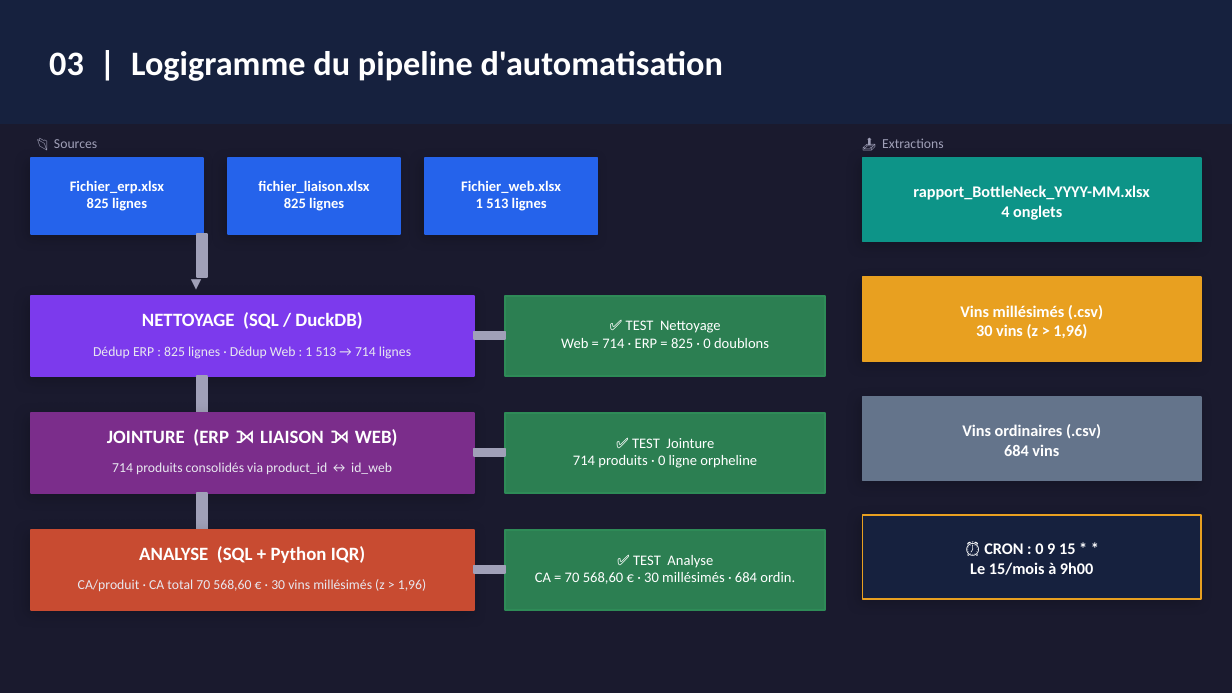
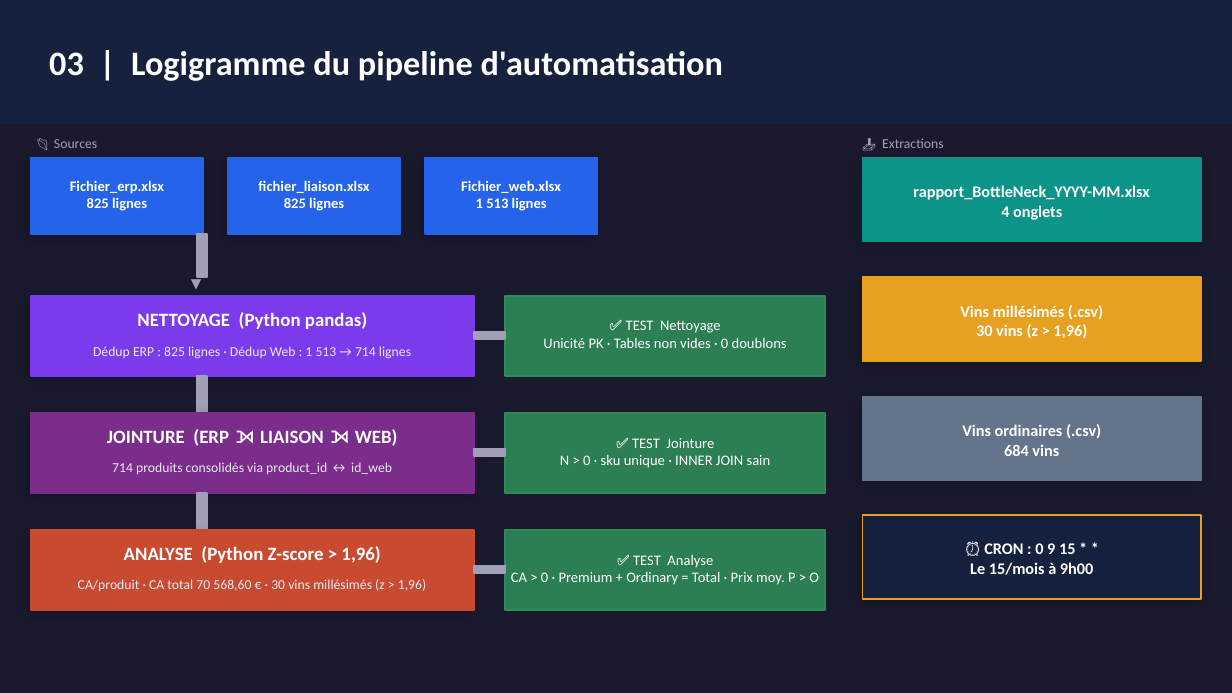
Before and after one commit to mcourte/DE_Projet_10, a slide deck: slide 5 of BottleNeck_Pipeline.pptx. Drawn at 1232x693 pixels with LibreOffice and Linux fonts; fonts in the diff are those of the drawing. Boxes give left, top, right and bottom in pixels: in the first picture for what was removed or moved away, otherwise in the second. Text is boxed around its words. In the diff, an @@ line names an element or a change of style, - is before the commit and + after.

Commit message:
update pptx

```diff
--- a/BottleNeck_Pipeline.pptx
+++ b/BottleNeck_Pipeline.pptx
@@ text at box(137, 312, 367, 329): text changed @@
-NETTOYAGE (SQL / DuckDB)
+NETTOYAGE (Python pandas)
@@ text at box(543, 338, 787, 348): text changed @@
-Web = 714 · ERP = 825 · 0 doublons
+Unicité PK · Tables non vides · 0 doublons
@@ text at box(560, 455, 771, 468): text changed @@
-714 produits · 0 ligne orpheline
+N > 0 · sku unique · INNER JOIN sain
@@ text at box(124, 546, 380, 563): text changed @@
-ANALYSE (SQL + Python IQR)
+ANALYSE (Python Z-score > 1,96)
@@ text at box(511, 572, 819, 585): text changed @@
-CA = 70 568,60 € · 30 millésimés · 684 ordin.
+CA > 0 · Premium + Ordinary = Total · Prix moy. P > O
```
Also in this commit, not shown: 10 other slides changed.
